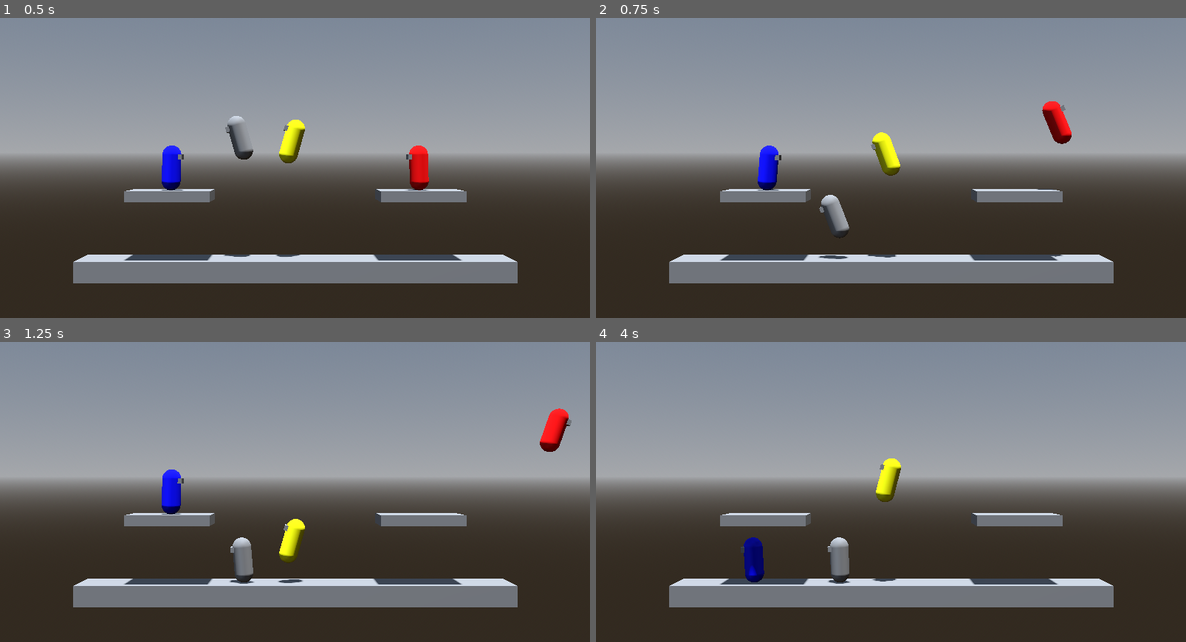
Above: before the commit, frames 1-4 (two rows, left to right).
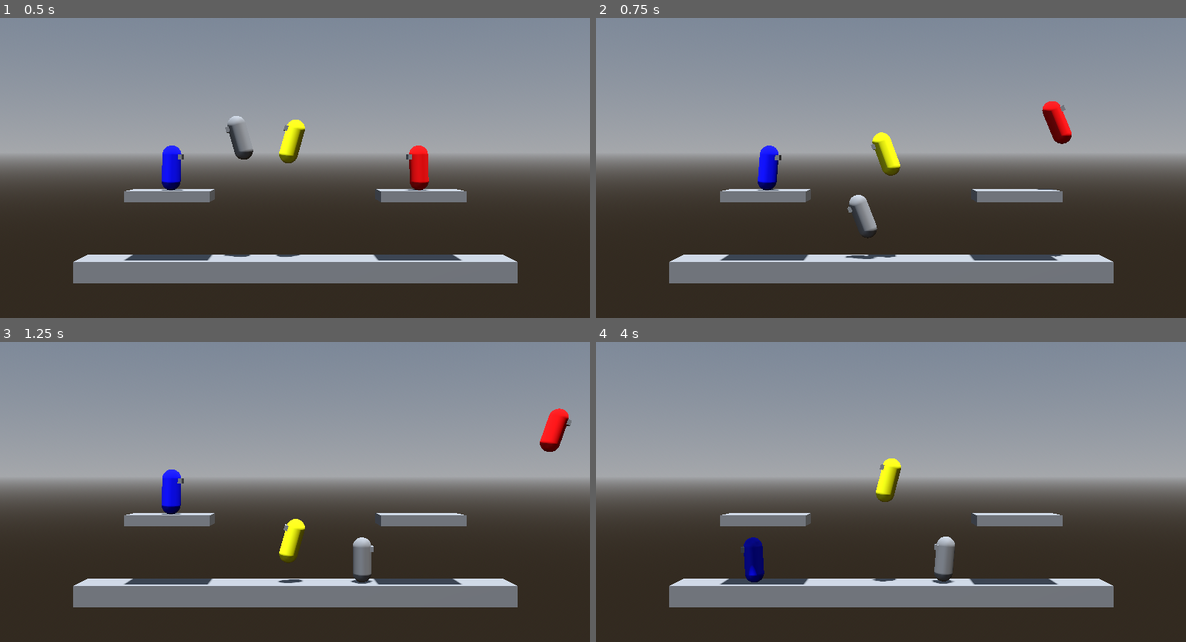
Above: after the commit, the same moments.

Repository: CocoMarck/SuperSmashTux
Game: Godot game, scene res://scenes/main.tscn
Same seed, same stepped clock (60 frames per second), same inputs: the game is played once before the commit and once after it.
Inputs:
- Up to frame 1 (0.5 s): no input
- Up to frame 2 (0.75 s): hold Right (player1_move_right) from 0.53 s (still down); hold Space (player1_jump) from 0.53 s (still down)
- Up to frame 3 (1.25 s): keep holding Right (player1_move_right); keep holding Space (player1_jump)
- Up to frame 4 (4 s): release Right (player1_move_right) at 1.28 s; release Space (player1_jump) at 1.28 s; hold Down (player1_move_down) 1.28-2.03 s; tap K (player1_attack) at 1.35 s; tap Space (player1_jump) at 1.52, 1.55, 1.82, 3.02, 3.05, 3.32 s; hold Right (player1_move_right) 2.03-2.78 s; hold Space (player1_jump) 2.03-2.78 s; tap G (player2_attack) at 2.1 s; hold Up (player1_move_up) 2.78-3.53 s; tap S (player2_move_down) at 2.85 s; hold Left (player1_move_left) from 3.53 s (still down); hold Space (player1_jump) from 3.53 s (still down); tap A (player2_move_left) at 3.6 s

Frame 1 is identical in both runs. In frame 2, 0.8% of the frame differs, in the area x 37-48%, y 58-81%; in frame 3, 0.9%, in the area x 38-64%, y 65-81%; in frame 4, 0.9%.

Commit message:
player fixes, and looking up state.

Diff:
--- a/prefabs/character.tscn
+++ b/prefabs/character.tscn
@@ -337,6 +337,47 @@
 "transitions": PackedFloat32Array(1, 1),
 "update": 0,
 "values": [Vector3(1, 1.0000002, 1.0000002), Vector3(1, 1.0000004, 1.0000004)]
+}
+
+[sub_resource type="Animation" id="Animation_bfnxi"]
+resource_name = "looking_up"
+length = 0.5
+loop_mode = 1
+tracks/0/type = "value"
+tracks/0/imported = false
+tracks/0/enabled = true
+tracks/0/path = NodePath("Pivot/Mesh:position")
+tracks/0/interp = 1
+tracks/0/loop_wrap = true
+tracks/0/keys = {
+"times": PackedFloat32Array(0, 0.25, 0.5),
+"transitions": PackedFloat32Array(1, 1, 1),
+"update": 0,
+"values": [Vector3(0, -0.25318033, 0.2246418), Vector3(0, -0.27700594, 0.26548576), Vector3(0, -0.25318033, 0.2246418)]
+}
+tracks/1/type = "value"
+tracks/1/imported = false
+tracks/1/enabled = true
+tracks/1/path = NodePath("Pivot/Mesh:rotation")
+tracks/1/interp = 1
+tracks/1/loop_wrap = true
+tracks/1/keys = {
+"times": PackedFloat32Array(0, 0.25, 0.5),
+"transitions": PackedFloat32Array(1, 1, 1),
+"update": 0,
+"values": [Vector3(0.55244, 0, 0), Vector3(0.66190034, 0, 0), Vector3(0.55244, 0, 0)]
+}
+tracks/2/type = "value"
+tracks/2/imported = false
+tracks/2/enabled = true
+tracks/2/path = NodePath("Pivot/Mesh:scale")
+tracks/2/interp = 1
+tracks/2/loop_wrap = true
+tracks/2/keys = {
+"times": PackedFloat32Array(0, 0.25, 0.5),
+"transitions": PackedFloat32Array(1, 1, 1),
+"update": 0,
+"values": [Vector3(1, 1.0000001, 1.0000001), Vector3(1, 1.0000002, 1.0000002), Vector3(1, 1.0000001, 1.0000001)]
 }
 
 [sub_resource type="Animation" id="Animation_xb6wn"]
@@ -430,6 +471,7 @@
 &"fall": SubResource("Animation_hk8gb"),
 &"idle": SubResource("Animation_v2nwo"),
 &"jump": SubResource("Animation_xofgc"),
+&"looking_up": SubResource("Animation_bfnxi"),
 &"neutral_attack": SubResource("Animation_xb6wn"),
 &"run": ExtResource("2_xofgc"),
 &"walk": SubResource("Animation_v5mhf")
--- a/scenes/main.tscn
+++ b/scenes/main.tscn
@@ -5,7 +5,7 @@
 [ext_resource type="Script" uid="uid://bcmv8f218b2yh" path="res://scripts/one_way_platform.gd" id="3_p1atf"]
 [ext_resource type="Script" uid="uid://bqr8o7d3ctyo2" path="res://scripts/ground_platform.gd" id="4_grnd0"]
 [ext_resource type="PackedScene" uid="uid://de4tgdk06il7y" path="res://prefabs/character.tscn" id="5_tefeu"]
-[ext_resource type="Script" uid="uid://vcq3xggvo3rq" path="res://scripts/person.gd" id="6_o6xl0"]
+[ext_resource type="Script" uid="uid://ywbqr6tkpira" path="res://scripts/test_player.gd" id="6_tefeu"]
 
 [sub_resource type="CameraAttributesPractical" id="CameraAttributesPractical_gl6un"]
 
@@ -89,7 +89,7 @@
 
 [node name="Person" parent="." unique_id=1138438983 instance=ExtResource("5_tefeu")]
 transform = Transform3D(3, 0, 0, 0, 3, 0, 0, 0, 3, -4.9382343, 18.47628, 0)
-script = ExtResource("6_o6xl0")
+script = ExtResource("6_tefeu")
 walking_speed = 8
 running_speed = 18
 hp = 100
--- a/scripts/helpers/move_states.gd
+++ b/scripts/helpers/move_states.gd
@@ -8,17 +8,19 @@
 
 var neutral: bool
 var running: bool
+var neutral_up: bool
 var neutral_crouch: bool
 var crouch_move: bool
 
 var neutral_air: bool
 var air_move: bool
+var air_up: bool
 var air_down: bool
 
 func _init(
 	p_walking: bool, p_moving: bool, p_jumping: bool, p_falling: bool,
-	p_neutral: bool, p_running: bool, p_neutral_crouch: bool, p_crouch_move: bool,
-	p_neutral_air: bool, p_air_move: bool, p_air_down: bool
+	p_neutral: bool, p_running: bool, p_neutral_up: bool, p_neutral_crouch: bool, p_crouch_move: bool,
+	p_neutral_air: bool, p_air_move: bool, p_air_up:bool , p_air_down: bool
 ):
 	walking = p_walking
 	moving = p_moving
@@ -27,9 +29,11 @@
 
 	neutral = p_neutral
 	running = p_running
+	neutral_up = p_neutral_up
 	neutral_crouch = p_neutral_crouch
 	crouch_move = p_crouch_move
 
 	neutral_air = p_neutral_air
 	air_move = p_air_move
+	air_up = p_air_up
 	air_down = p_air_down
--- a/scripts/person.gd
+++ b/scripts/person.gd
@@ -27,6 +27,7 @@
 # Propiedadas privadas | Estados posición
 var _direction: Vector3 = Vector3.ZERO
 var _x_not_zero_value: float = 0.0
+var _last_x_direction: float = 0.0
 
 # Propiedades privadas | Multiplicadores.
 var _fall_acceleration_multiplier: float = 1.0
@@ -118,31 +119,40 @@
 	Movimientos.
 	Retorna señales de movimientos.
 	'''
-	# Variables | Salto
-	var want_jump := (_jump or _move_up)
-	var can_jump := want_jump and not _was_jumping
+	# Variables | Salto y moverse horizontalmente
+	var want_jump := false
+	var can_jump := false
+	if _knockback_active:
+		_move_left = false
+		_move_right = false
+		_move_down = false
+		_move_up = false
+	else:
+		# Salto
+		want_jump = (_jump or _move_up) # <--- El move up se usara para ataques hacia arriba.
+		can_jump = want_jump and not _was_jumping
 	_was_jumping = want_jump
 
 	# Variables | Direccion de movimiento horizontal
 	# Solo actualizar direccion en el piso.
-	if can_jump:
-		_direction = Vector3(_x_not_zero_value, 0, 0)
-	else:
-		_direction = _get_move_direction()
+	_direction = _get_move_direction()
 
 	# En caida | Descender o no mas rapido.
-	if not signals.on_floor:
+	if signals.on_floor:
+		_fall_acceleration_multiplier = 1
+	else:
 		if _move_down:
 			_fall_acceleration_multiplier = 2
-		if want_jump:
+		if can_jump:
 			_fall_acceleration_multiplier = 1
-	else:
-		_fall_acceleration_multiplier = 1
 
 	# En el piso
 	if signals.on_floor:
 		#  No aceptar saltos infinitos.
 		_jump_count = 0
+	else:
+		if _max_jumps == 1.0:
+			_jump_count = _max_jumps
 
 	# Cambiador de velocidad segun sea el caso.
 	var speed : int
@@ -156,14 +166,17 @@
 			speed = walking_speed
 			speed_multiplier = 0.75
 	else:
-		if can_jump:
-			speed_multiplier = 0.5
+		if _last_x_direction == _direction.x:
+			speed_multiplier = 1
+		else:
+			speed_multiplier = 0.75
+
 
 	# Velocidad horizontal
 	_target_velocity.x = _direction.x * (speed*speed_multiplier)
 
 	# Salto | Aplicar salto normal o doble salto segun sea el caso.
-	if want_jump and _jump_count < _max_jumps:
+	if can_jump and _jump_count < _max_jumps:
 		_target_velocity.y = jump_impulse
 		if signals.air_count > 0:
 			_jump_count = _max_jumps
@@ -192,26 +205,30 @@
 	var neutral := false
 	var walking := false
 	var running := false
+	var neutral_up := false
 	var neutral_crouch := false
 	var crouch_move := false
 
 	var neutral_air := false
 	var air_move := false
+	var air_up := false
 	var air_down := false
 
 	if signals.on_floor:
 		# En el piso
 		neutral = not moving and (not _move_up and not _move_down)
 		running = moving and not _walking
-		neutral_crouch = not moving and _move_down
-		crouch_move = moving and _move_down
+		neutral_up = not moving and _move_up and not _move_down
+		neutral_crouch = not moving and _move_down and not _move_up
+		crouch_move = moving and _move_down and not _move_up
 		walking = _walking and moving
 
 	else:
 		# En el aire
 		neutral_air = not moving and (not _move_up and not _move_down)
 		air_move = moving
-		air_down = moving and _move_down
+		air_up = _move_up and not _move_down
+		air_down = _move_down and not _move_up
 
 	return MoveStates.new(
 		walking,
@@ -221,11 +238,13 @@
 
 		neutral,
 		running,
+		neutral_up,
 		neutral_crouch,
 		crouch_move,
 
 		neutral_air,
 		air_move,
+		air_up,
 		air_down,
 	)
 
@@ -234,7 +253,9 @@
 	Animaciones
 	'''
 	# En el piso
-	if states.neutral_crouch:
+	if states.neutral_up:
+		$AnimationPlayer.play("looking_up")
+	elif states.neutral_crouch:
 		$AnimationPlayer.play("crouch")
 	elif states.crouch_move:
 		$AnimationPlayer.play("crouch_move")
@@ -252,10 +273,12 @@
 	else:
 		$AnimationPlayer.play("idle")
 
-func _set_pivot_direction(direction: Vector3) -> void:
-	$Pivot.basis = Basis.looking_at(
-		Vector3(_x_not_zero_value, direction.y, direction.z)
-	)
+func _set_pivot_direction(signals: MoveSignals, direction: Vector3) -> void:
+	if signals.on_floor:
+		$Pivot.basis = Basis.looking_at(
+			Vector3(_x_not_zero_value, direction.y, direction.z)
+		)
+		_last_x_direction = _x_not_zero_value
 
 # Funciones | Damage recibido
 func set_damage(damage:int):
@@ -318,7 +341,7 @@
 
 	# Anim
 	_move_anim(delta, move_states)
-	_set_pivot_direction(move_signals.direction)
+	_set_pivot_direction(move_signals, move_signals.direction)
 
 	# Procesar todo
 	velocity = _target_velocity
--- /dev/null
+++ b/scripts/test_player.gd
@@ -0,0 +1,15 @@
+class_name TestPlayer
+extends Person
+
+# Funciones | Input del jugador.
+func _collect_input() -> void:
+	'''
+	Obtener data de input del user.
+	'''
+	# Leer los inputs configurados para el jugador.
+	# Los que no son just precced son para señal no continua.
+	_move_left = Input.is_action_pressed("player1_move_left")
+	_move_right = Input.is_action_pressed("player1_move_right")
+	_move_up = Input.is_action_pressed("player1_move_up")
+	_move_down = Input.is_action_pressed("player1_move_down")
+	_jump = Input.is_action_pressed("player1_jump")
Not shown, added: scripts/test_player.gd.uid
